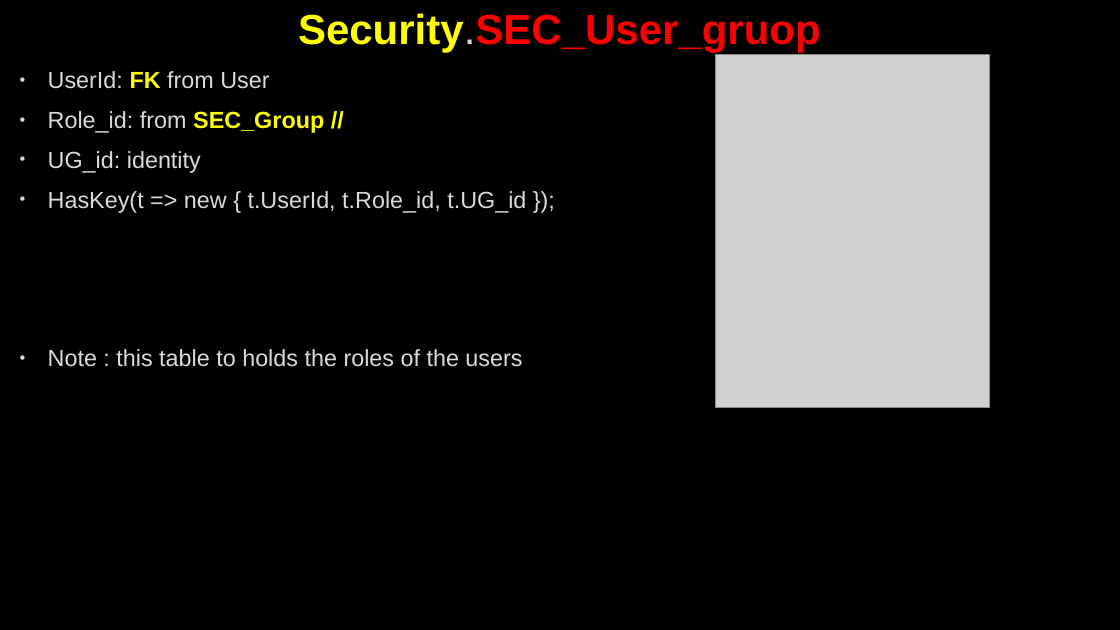
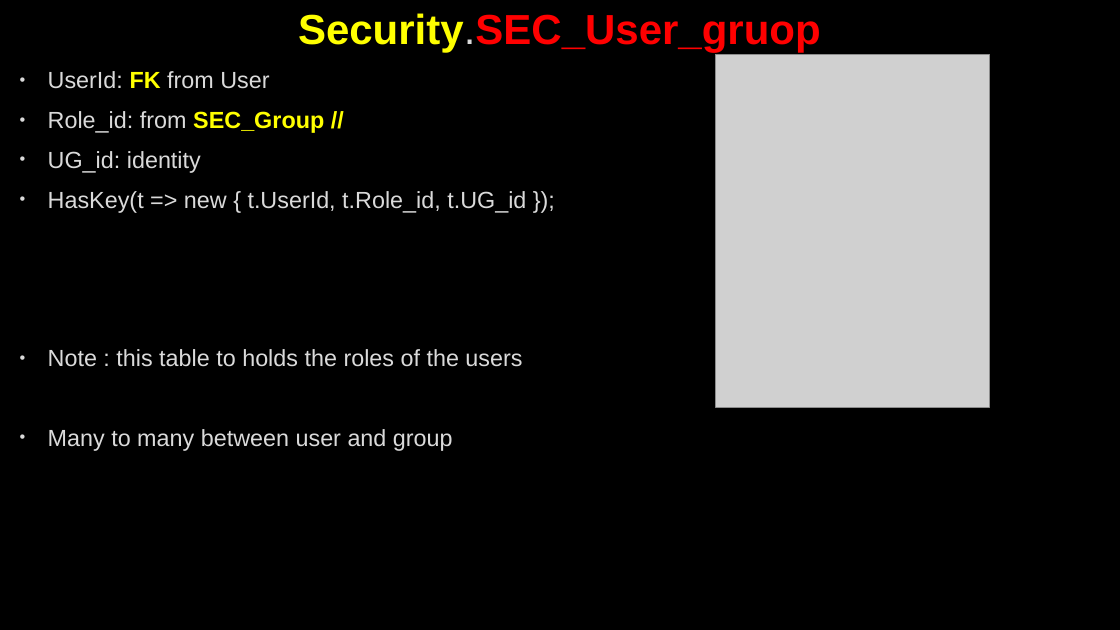
Before and after one commit to AhmedMohamedSamir1/Summary, a slide deck: slide 154 of Dot Net/Business.pptx (slide 134 before the commit). Drawn at 1120x630 pixels with LibreOffice and Linux fonts; fonts in the diff are those of the drawing; grey boxes stand for pictures; background and template pictures are left out. Boxes give left, top, right and bottom in pixels: in the first picture for what was removed or moved away, otherwise in the second. Text is boxed around its words. In the diff, an @@ line names an element or a change of style, - is before the commit and + after.

```diff
--- a/Dot Net/Business.pptx
+++ b/Dot Net/Business.pptx
@@ text at (48,429,453,451): paragraph added @@
+• Many to many between user and group
```
Also in this commit, not shown: 15 other slides changed, 38 slides added, 2 slides removed, 7 other files.
